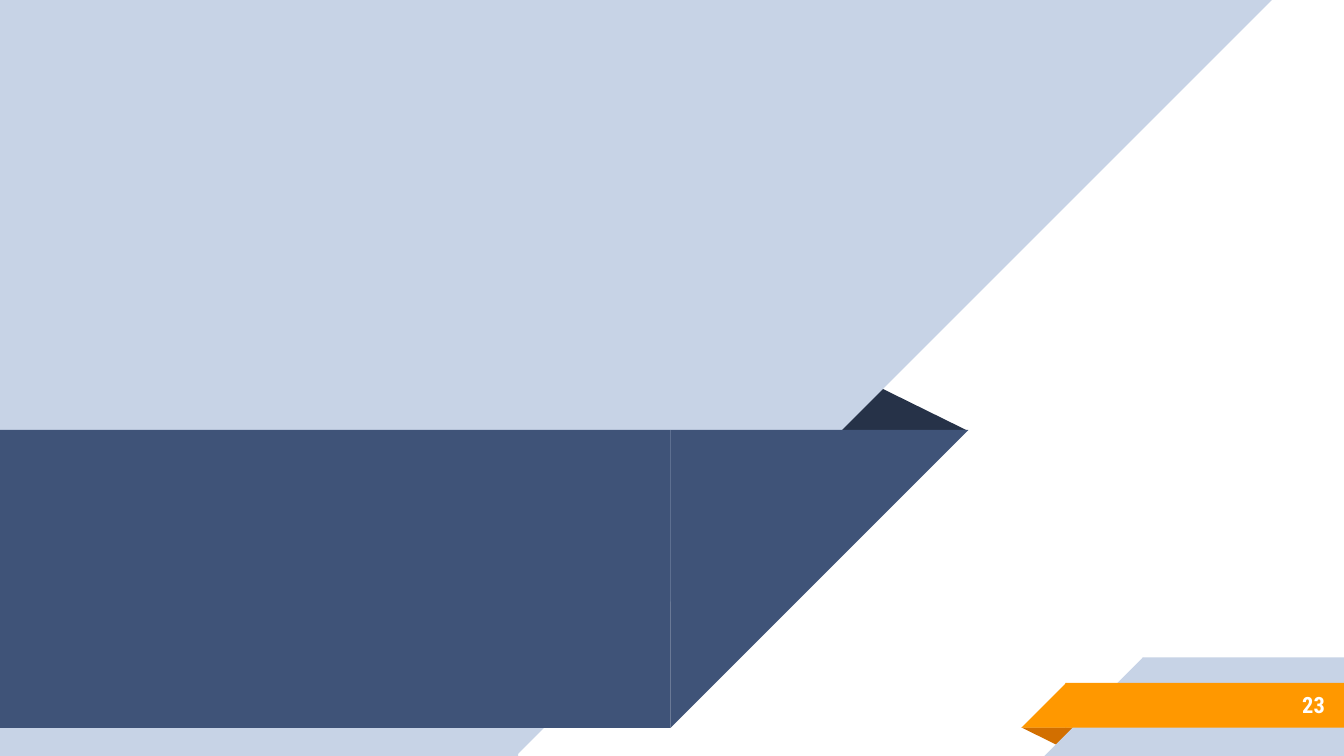
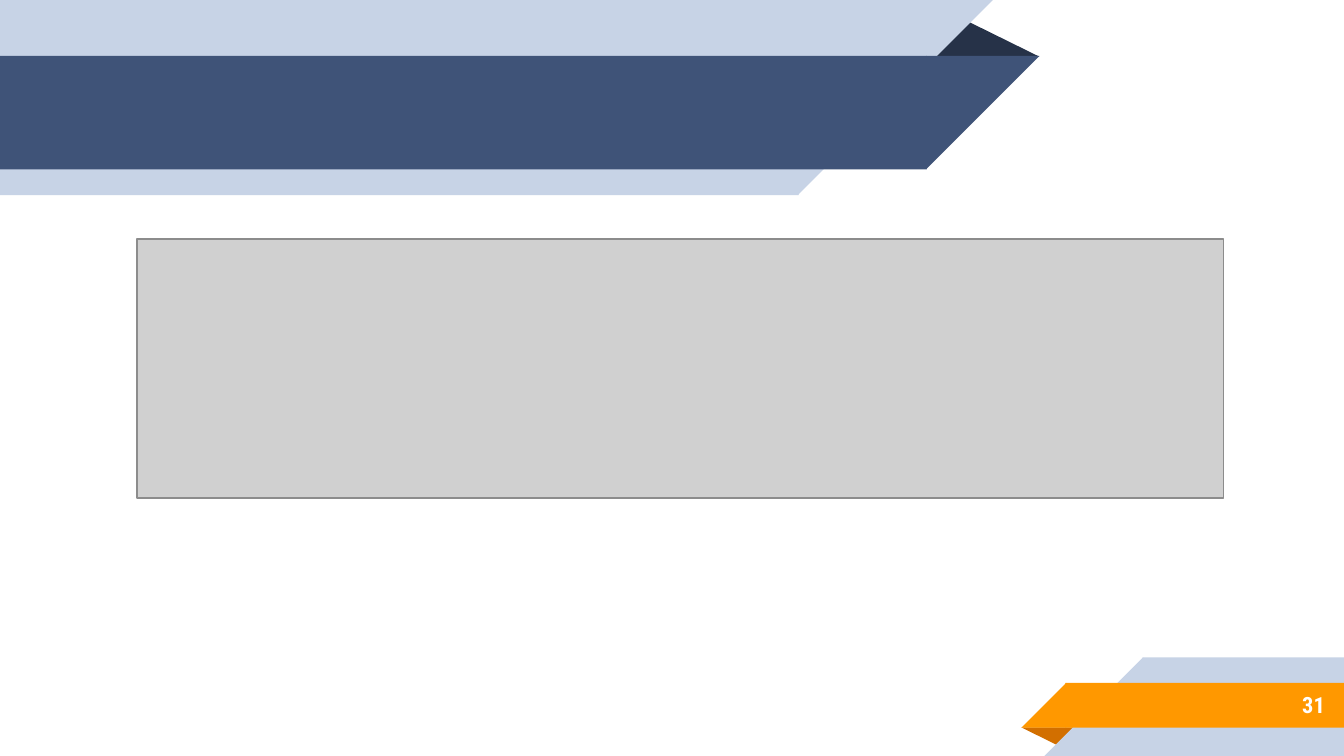
Before and after one commit to leonpalafox/fundamentos_ds, a slide deck: slide 31 of Slides/Clase_5_2020.pptx (slide 23 before the commit). Drawn at 1344x756 pixels with LibreOffice and Linux fonts; fonts in the diff are those of the drawing; grey boxes stand for pictures; background and template pictures are left out. Boxes give left, top, right and bottom in pixels: in the first picture for what was removed or moved away, otherwise in the second. Text is boxed around its words. In the diff, an @@ line names an element or a change of style, - is before the commit and + after.

```diff
--- a/Slides/Clase_5_2020.pptx
+++ b/Slides/Clase_5_2020.pptx
@@ rectangle removed at box(0, 0, 517, 755) @@
@@ right triangle removed at box(517, 0, 1273, 754) @@
@@ triangle: place and size @@
-triangle at box(837, 387, 968, 430)
+triangle at box(925, 19, 1039, 56)
@@ group added at box(0, 0, 1039, 195): 2 rectangles, 2 right triangles @@
@@ picture added at box(137, 239, 1223, 499) @@
@@ rectangle removed at box(0, 430, 671, 728) @@
@@ right triangle removed at box(671, 430, 969, 728) @@
@@ page number at box(1302, 697, 1325, 714): text changed @@
-23
+31
```
Also in this commit, not shown: 8 other slides changed, 18 slides added, 2 slides removed, 4 other files.
